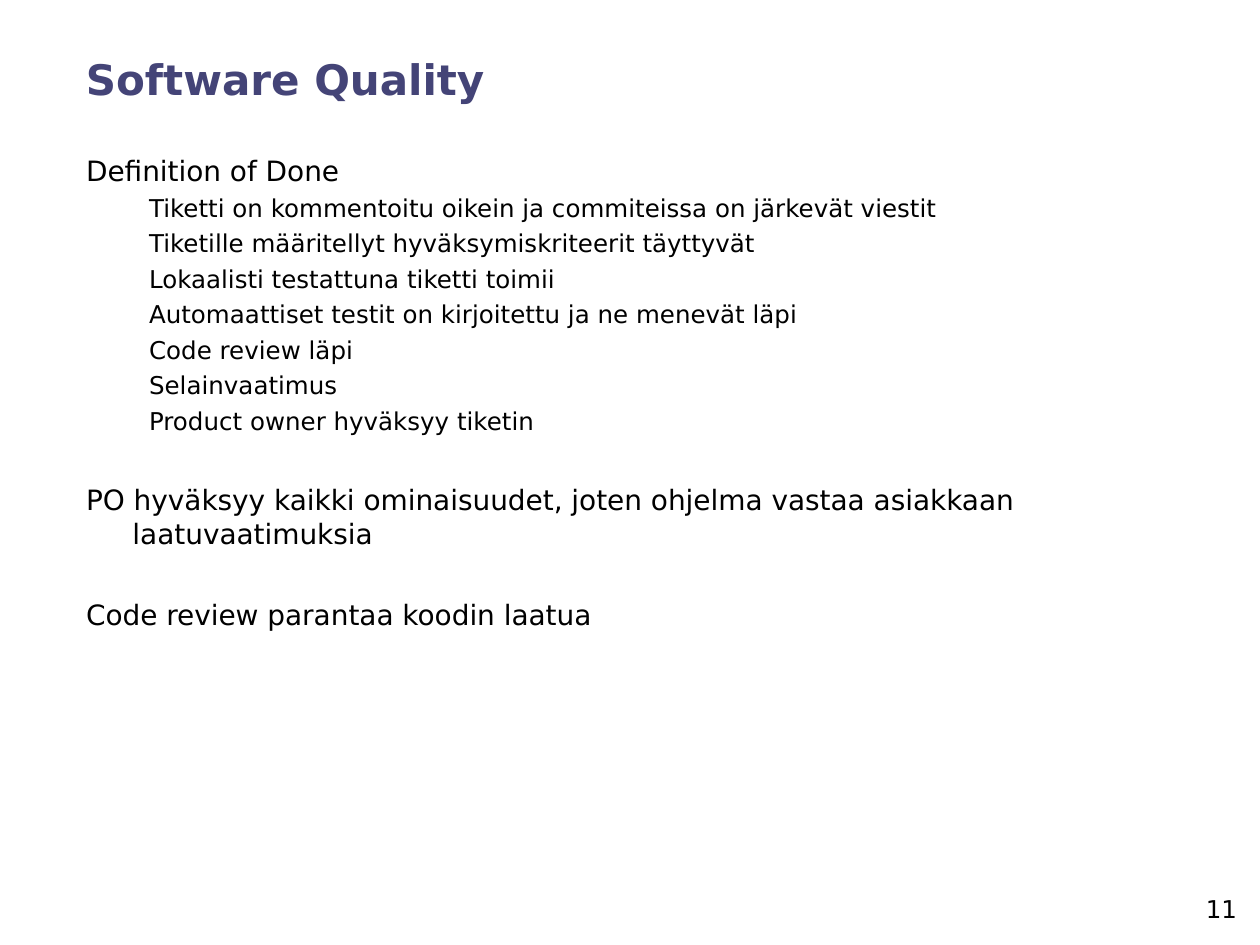
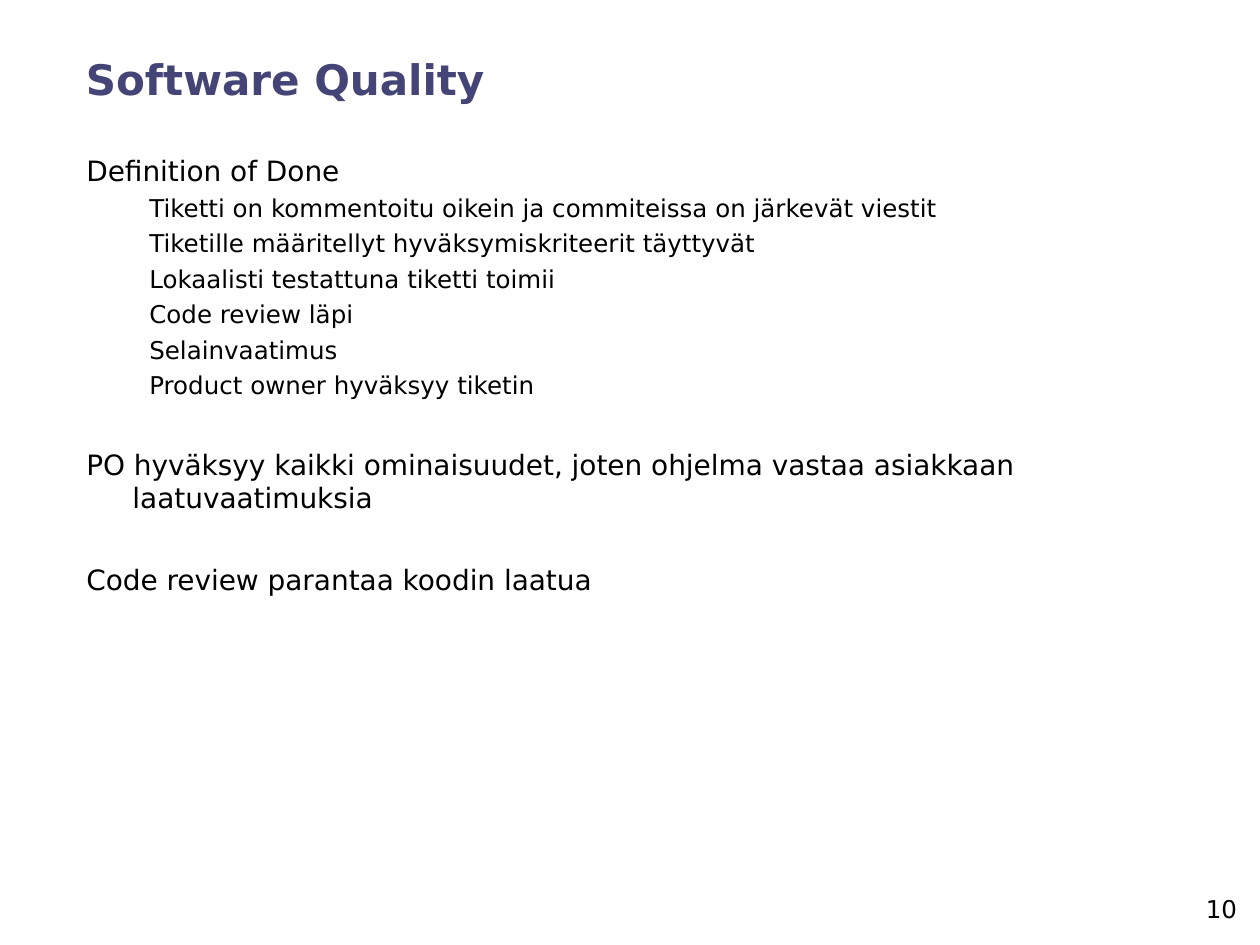
Before and after one commit to chaperweb/portfolio-visualiser, a slide deck: slide 10 of Documents/Review_2/project_review_team6.ppt (slide 11 before the commit). Drawn at 1260x945 pixels with LibreOffice and Linux fonts; fonts in the diff are those of the drawing. Boxes give left, top, right and bottom in pixels: in the first picture for what was removed or moved away, otherwise in the second. Text is boxed around its words. In the diff, an @@ line names an element or a change of style, - is before the commit and + after.

```diff
--- a/Documents/Review_2/project_review_team6.ppt
+++ b/Documents/Review_2/project_review_team6.ppt
@@ text at (x1=149, y1=198, x2=936, y2=399): indent changed @@
@@ text at (x1=149, y1=304, x2=797, y2=328): paragraph removed @@
-  Automaattiset testit on kirjoitettu ja ne menevät läpi
@@ page number at (x1=1206, y1=900, x2=1237, y2=919): text changed @@
-11
+10
```
Also in this commit, not shown: 3 other slides changed, 1 slide removed, 1 other file.
